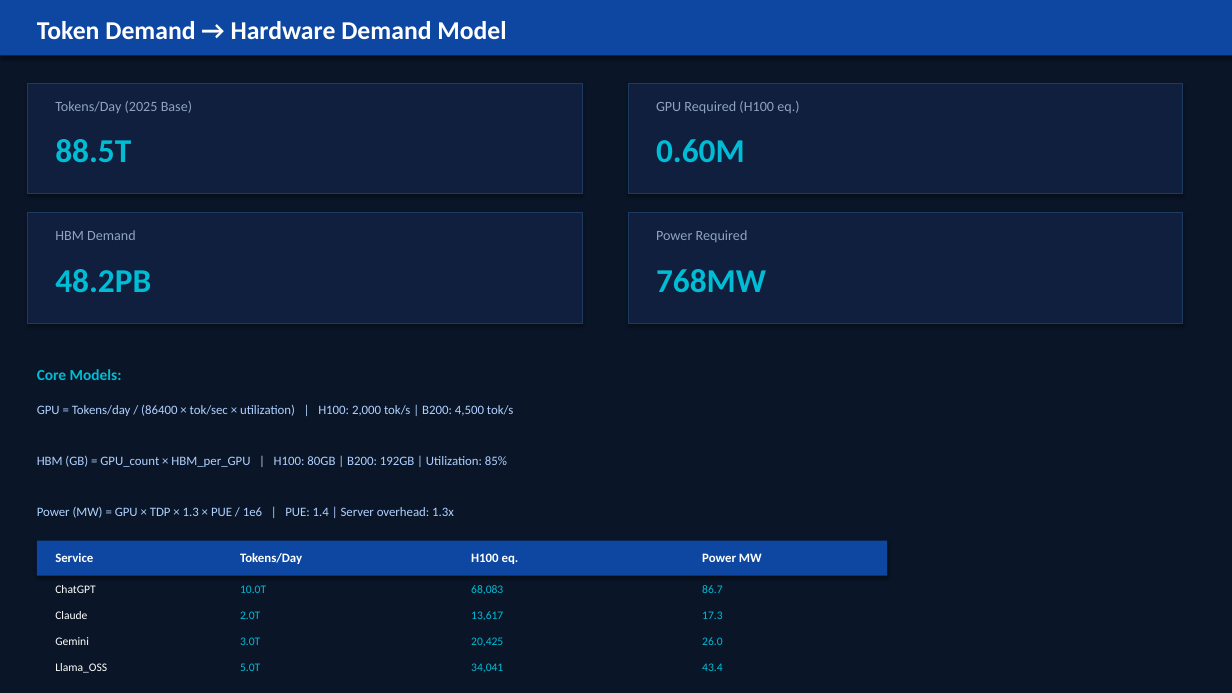
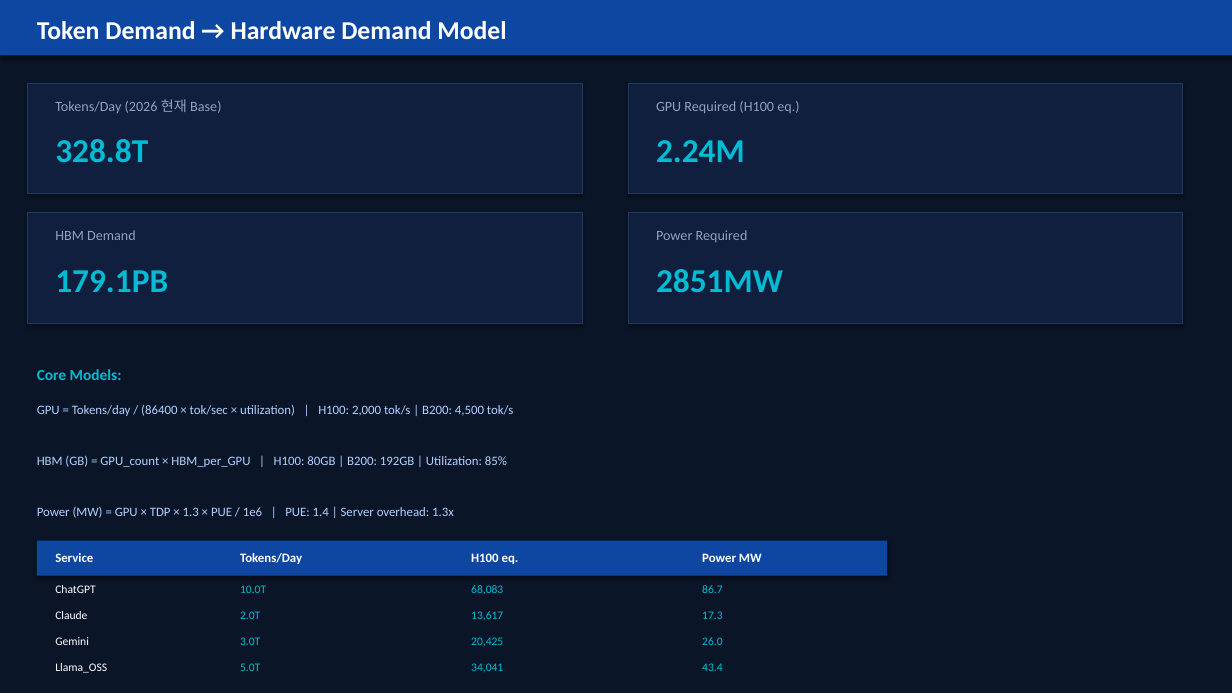
Before and after one commit to abcd00ou/Claude, a slide deck: slide 3 of AI_SCM/outputs/pptx/ai_scm_20260324.pptx. Drawn at 1232x693 pixels with LibreOffice and Linux fonts; fonts in the diff are those of the drawing. Boxes give left, top, right and bottom in pixels: in the first picture for what was removed or moved away, otherwise in the second. Text is boxed around its words. In the diff, an @@ line names an element or a change of style, - is before the commit and + after.

```diff
--- a/AI_SCM/outputs/pptx/ai_scm_20260324.pptx
+++ b/AI_SCM/outputs/pptx/ai_scm_20260324.pptx
@@ text at (55,99,221,113): text changed @@
-Tokens/Day (2025 Base)
+Tokens/Day (2026 현재 Base)
@@ text at (55,139,148,162): text changed @@
-88.5T
+328.8T
@@ text at (656,140,745,162): text changed @@
-0.60M
+2.24M
@@ text at (656,269,783,292): text changed @@
-768MW
+2851MW
@@ text at (55,270,168,292): text changed @@
-48.2PB
+179.1PB
```
Also in this commit, not shown: 4 other slides changed, 12 other files.
